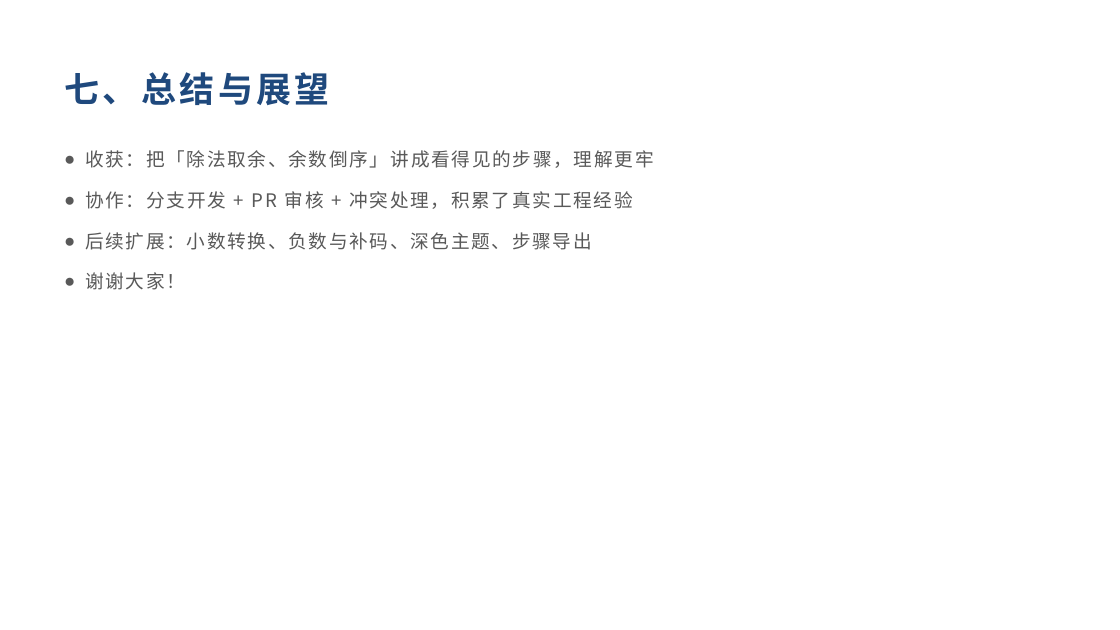
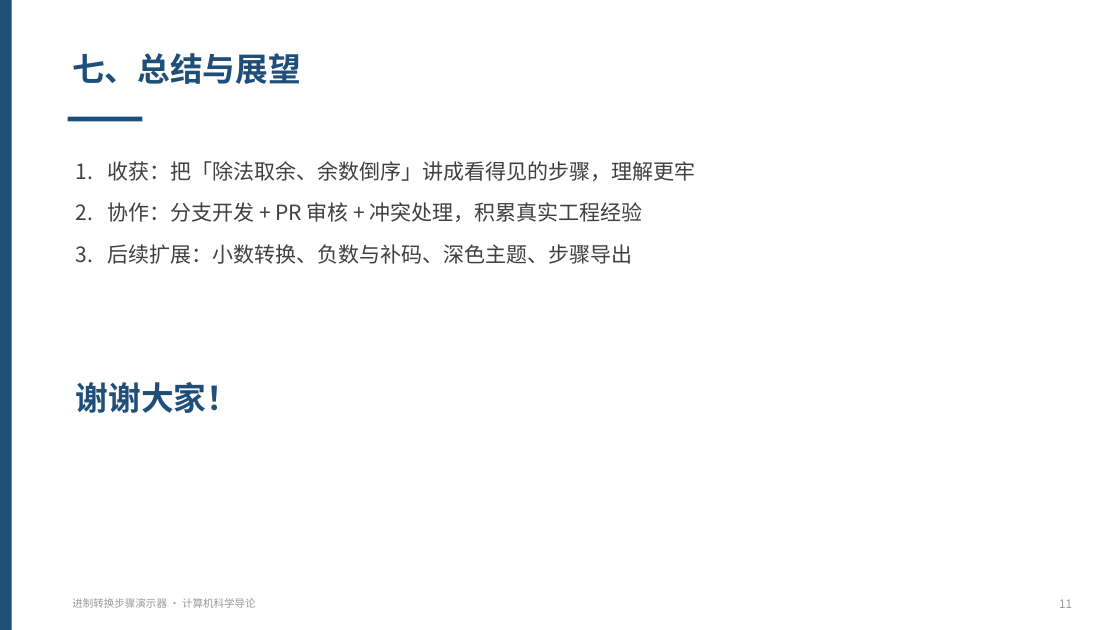
Before and after one commit to nekodoorl/cs-intro-viz, a slide deck: slide 11 of docs/演示PPT.pptx. Drawn at 1120x630 pixels with LibreOffice and Linux fonts; fonts in the diff are those of the drawing. Boxes give left, top, right and bottom in pixels: in the first picture for what was removed or moved away, otherwise in the second. Text is boxed around its words. In the diff, an @@ line names an element or a change of style, - is before the commit and + after.

Commit message:
docs: 优化演示 PPT 视觉（统一版式、卡片与表格）

```diff
--- a/docs/演示PPT.pptx
+++ b/docs/演示PPT.pptx
@@ rectangle added at bbox=[0, 0, 12, 630], fill #1F4E79 @@
@@ text "七、总结与展望": place and size @@
-text "七、总结与展望" at bbox=[64, 72, 330, 105]
+text "七、总结与展望" at bbox=[72, 53, 300, 84]
@@ text "七、总结与展望" at bbox=[72, 53, 300, 84]: size 30 to 28 pt, text colour #1F497D to #1F4E79, letter spacing 3 to 0 pt; vertical alignment middle to top @@
@@ rectangle added at bbox=[68, 117, 143, 122], fill #1F4E79 @@
@@ text "收获：把「除法取余、余数倒序」讲成看得见的步骤，理解更牢": place and size @@
-text "收获：把「除法取余、余数倒序」讲成看得见的步骤，理解更牢" at bbox=[85, 150, 654, 290]
+text "收获：把「除法取余、余数倒序」讲成看得见的步骤，理解更牢" at bbox=[107, 161, 695, 264]
@@ text at bbox=[107, 161, 695, 264]: size 16 to 18 pt, text colour #595959 to #404040, letter spacing 1.5 to 0 pt in "收获：把「除法取余、余数倒序」讲成看得见的步骤，理解更牢", "后续扩展：小数转换、负数与补码、深色主题、步骤导出"; bullet ● to 1.; line spacing 1.3 to 1; more space between paragraphs @@
@@ text at bbox=[107, 202, 643, 222]: text changed; size 16 to 18 pt; text colour #595959 to #404040 @@
-● 协作：分支开发 + PR 审核 + 冲突处理，积累了真实工程经验
+2. 协作：分支开发 + PR 审核 + 冲突处理，积累真实工程经验
@@ text at bbox=[85, 272, 185, 290]: paragraph removed @@
-● 谢谢大家！
@@ text added at bbox=[76, 382, 239, 413], 28 pt, text #1F4E79, bold @@
+谢谢大家！
@@ text added at bbox=[72, 598, 256, 608], 9 pt, text #999999 @@
+进制转换步骤演示器 · 计算机科学导论
@@ text added at bbox=[1059, 599, 1072, 608], 10 pt, text #999999 @@
+11
```
Also in this commit, not shown: 10 other slides changed.
